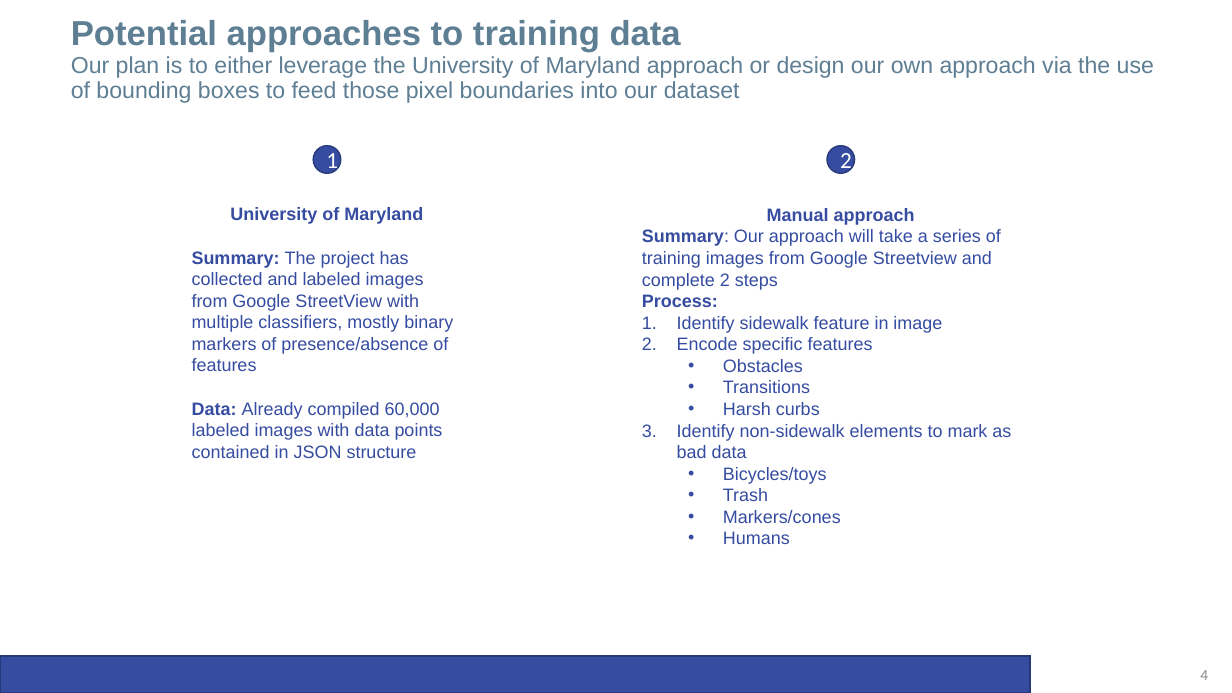
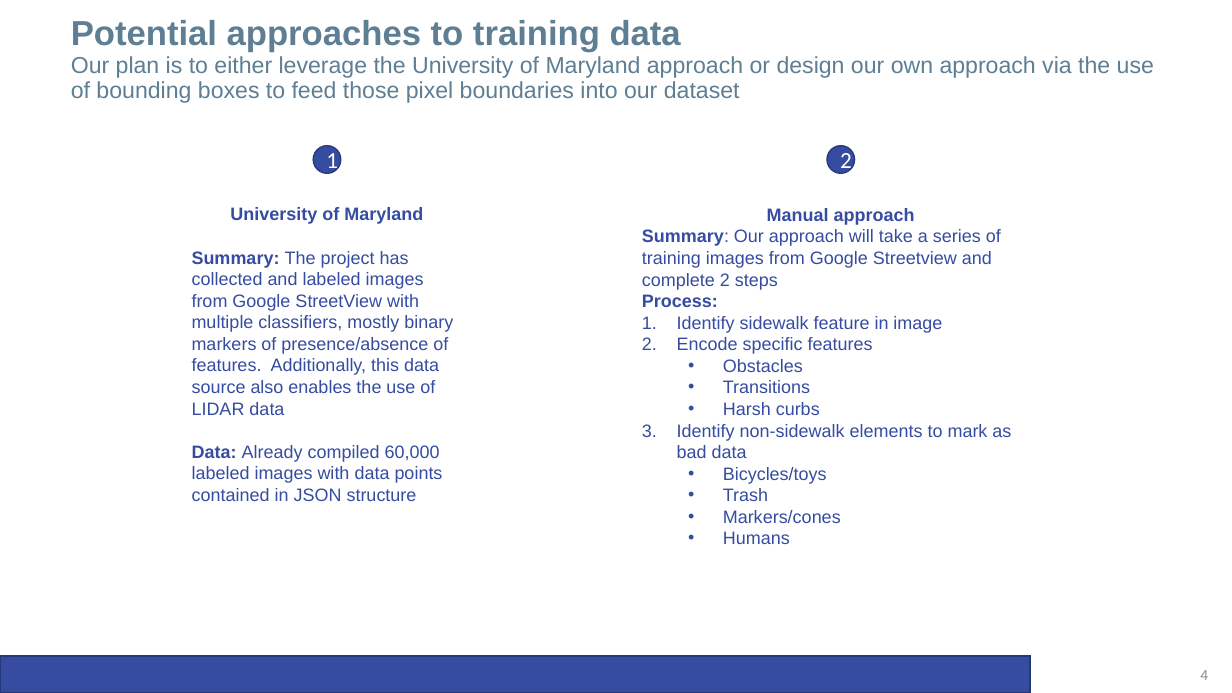
Before and after one commit to anabbott/CapstoneProject, a slide deck: slide 4 of CafeTalks/20170604_CafeTalkIPresentation_v03.pptx. Drawn at 1232x693 pixels with LibreOffice and Linux fonts; fonts in the diff are those of the drawing; background and template pictures are left out. Boxes give left, top, right and bottom in pixels: in the first picture for what was removed or moved away, otherwise in the second. Text is boxed around its words. In the diff, an @@ line names an element or a change of style, - is before the commit and + after.

```diff
--- a/CafeTalks/20170604_CafeTalkIPresentation_v03.pptx
+++ b/CafeTalks/20170604_CafeTalkIPresentation_v03.pptx
@@ text at (x1=192, y1=251, x2=453, y2=415): text changed @@
-Summary: The project has collected and labeled images from Google StreetView with multiple classifiers, mostly binary markers of presence/absence of features
+Summary: The project has collected and labeled images from Google StreetView with multiple classifiers, mostly binary markers of presence/absence of features. Additionally, this data source also enables the use of LIDAR data
```
Also in this commit, not shown: 5 other slides changed, 2 other files.
